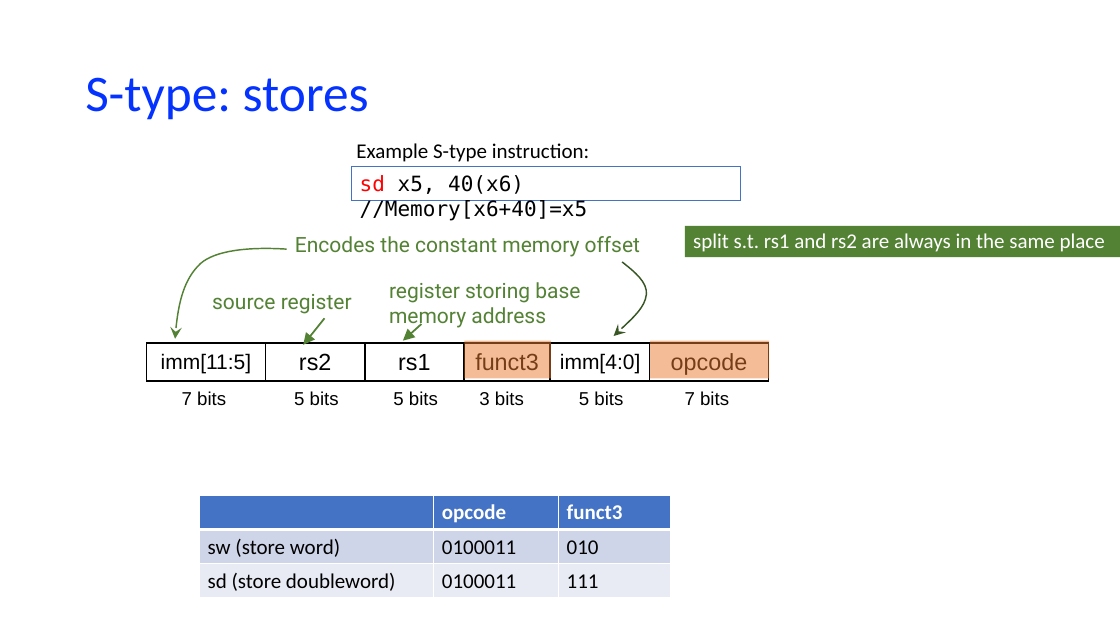
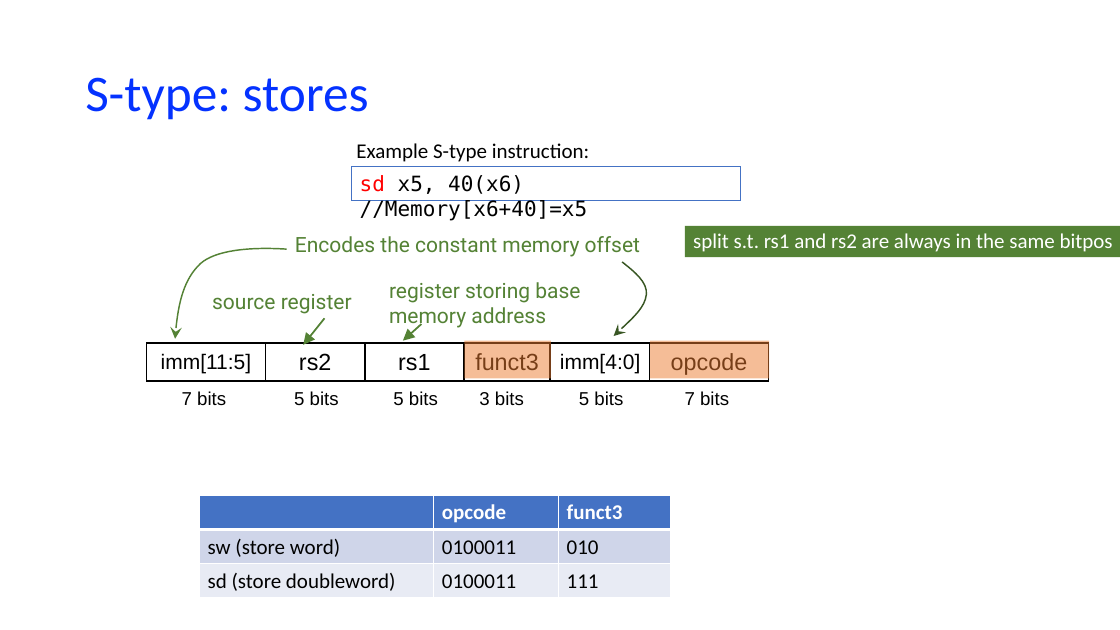
Before and after one commit to NYU-CSO/nyu-cso.github.io, a slide deck: slide 10 of notes/arch-cpu-simple.pptx. Drawn at 1120x630 pixels with LibreOffice and Linux fonts; fonts in the diff are those of the drawing. Boxes give left, top, right and bottom in pixels: in the first picture for what was removed or moved away, otherwise in the second. Text is boxed around its words. In the diff, an @@ line names an element or a change of style, - is before the commit and + after.

```diff
--- a/notes/arch-cpu-simple.pptx
+++ b/notes/arch-cpu-simple.pptx
@@ text in rectangle at (693,233,1113,252): text changed @@
-split s.t. rs1 and rs2 are always in the same place
+split s.t. rs1 and rs2 are always in the same bitpos
```
Also in this commit, not shown: 4 other slides changed, 2 other files.
